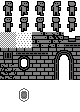
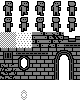
The second 80×112 image is a revision of the first. Changes to its layers:
painted on "tileset.png" over (19, 58, 29, 102)
